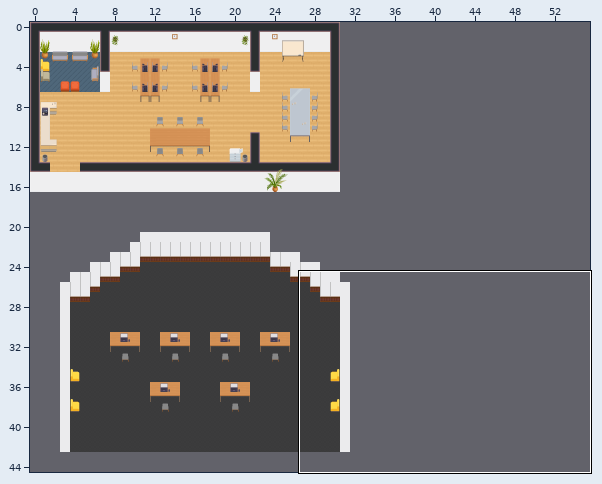
Two versions of a level (Tiled map (JSON), maps/tec6.json). The first picture is a wide view before the edit; the outline marks the close-up.
Close-up. Earlier state:
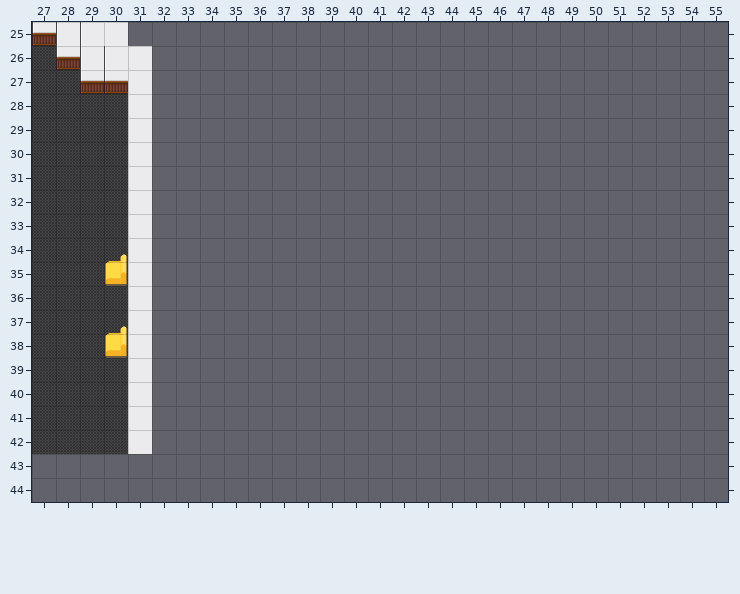
Cells are 32x32 px. Shown: x 27..55, y 25..44.
The result:
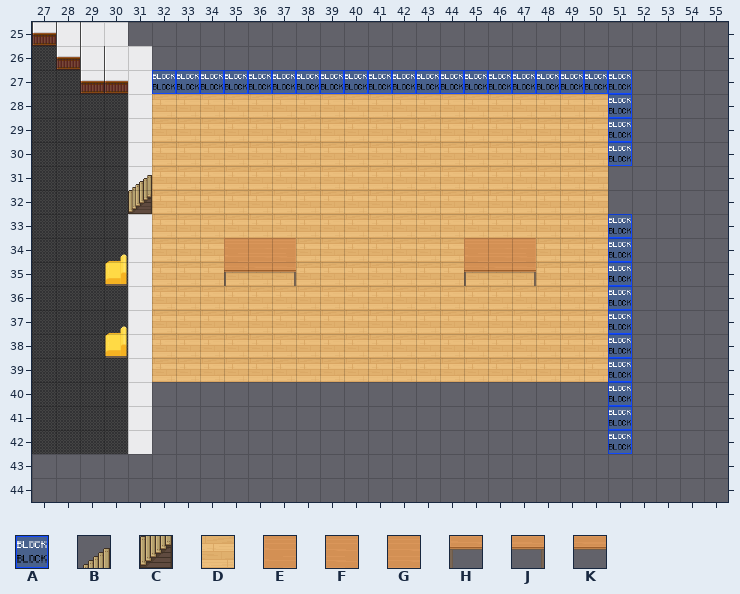
Key: from "Special_Zones": A 0; from "fantasy": B 318, C 326; from "tileset1": D 0, E 16, F 17, G 19, H 27, J 28, K 30.
_ is an empty cell, . an unchanged one.
See-through tiles are keyed as they look on the map.
From the commit log: Ajout Bureau Jerem / Mathieu
The edit:
--- layer "collisions"
@@ x 32..51 @@
-27 ____________________
-28 ..................._
-29 ..................._
-30 ..................._
+27 AAAAAAAAAAAAAAAAAAAA
+28 ...................A
+29 ...................A
+30 ...................A
@@ x 51..51 @@
-33 _
-34 _
-35 _
-36 _
-37 _
-38 _
-39 _
-40 _
-41 _
-42 _
+33 A
+34 A
+35 A
+36 A
+37 A
+38 A
+39 A
+40 A
+41 A
+42 A
--- layer "floor"
@@ x 32..50 @@
-28 ___________________
-29 ___________________
-30 ___________________
-31 ___________________
-32 ___________________
-33 ___________________
-34 ___..._______...___
-35 ___________________
-36 ___________________
-37 ___________________
-38 ___________________
-39 ___________________
+28 DDDDDDDDDDDDDDDDDDD
+29 DDDDDDDDDDDDDDDDDDD
+30 DDDDDDDDDDDDDDDDDDD
+31 DDDDDDDDDDDDDDDDDDD
+32 DDDDDDDDDDDDDDDDDDD
+33 DDDDDDDDDDDDDDDDDDD
+34 DDD...DDDDDDD...DDD
+35 DDDDDDDDDDDDDDDDDDD
+36 DDDDDDDDDDDDDDDDDDD
+37 DDDDDDDDDDDDDDDDDDD
+38 DDDDDDDDDDDDDDDDDDD
+39 DDDDDDDDDDDDDDDDDDD
--- layer "furniture"
@@ x 35..47 @@
-34 ___.......___
-35 ___.......___
+34 EGF.......EGF
+35 HKJ.......HKJ
--- layer "aboveFurniture"
@@ x 31..31 @@
-31 _
-32 _
+31 B
+32 C
Where, in picture pixels (left, top, right, bottom), the same in both close-ups:
added: (128, 70, 632, 454)
